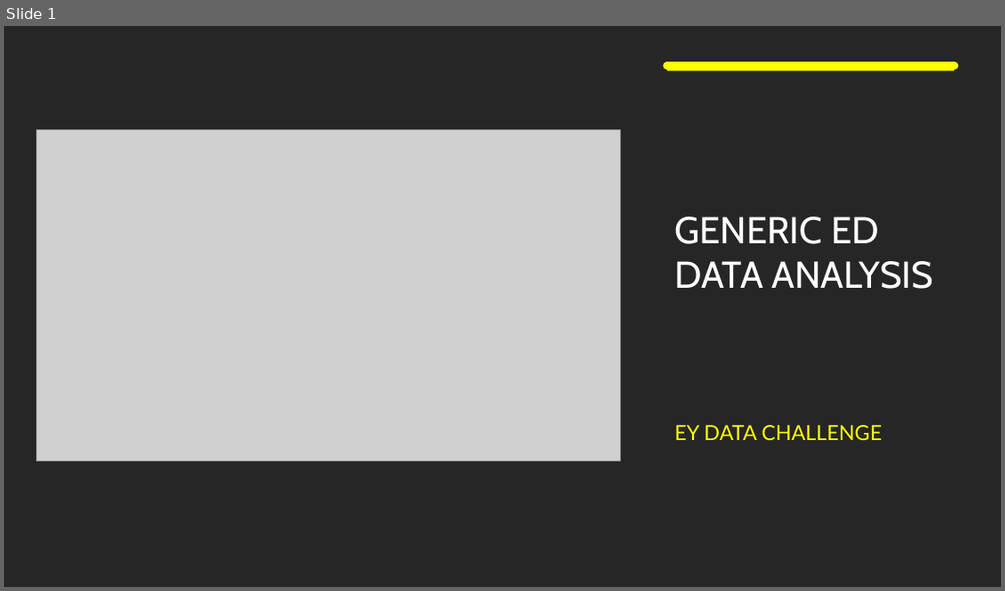
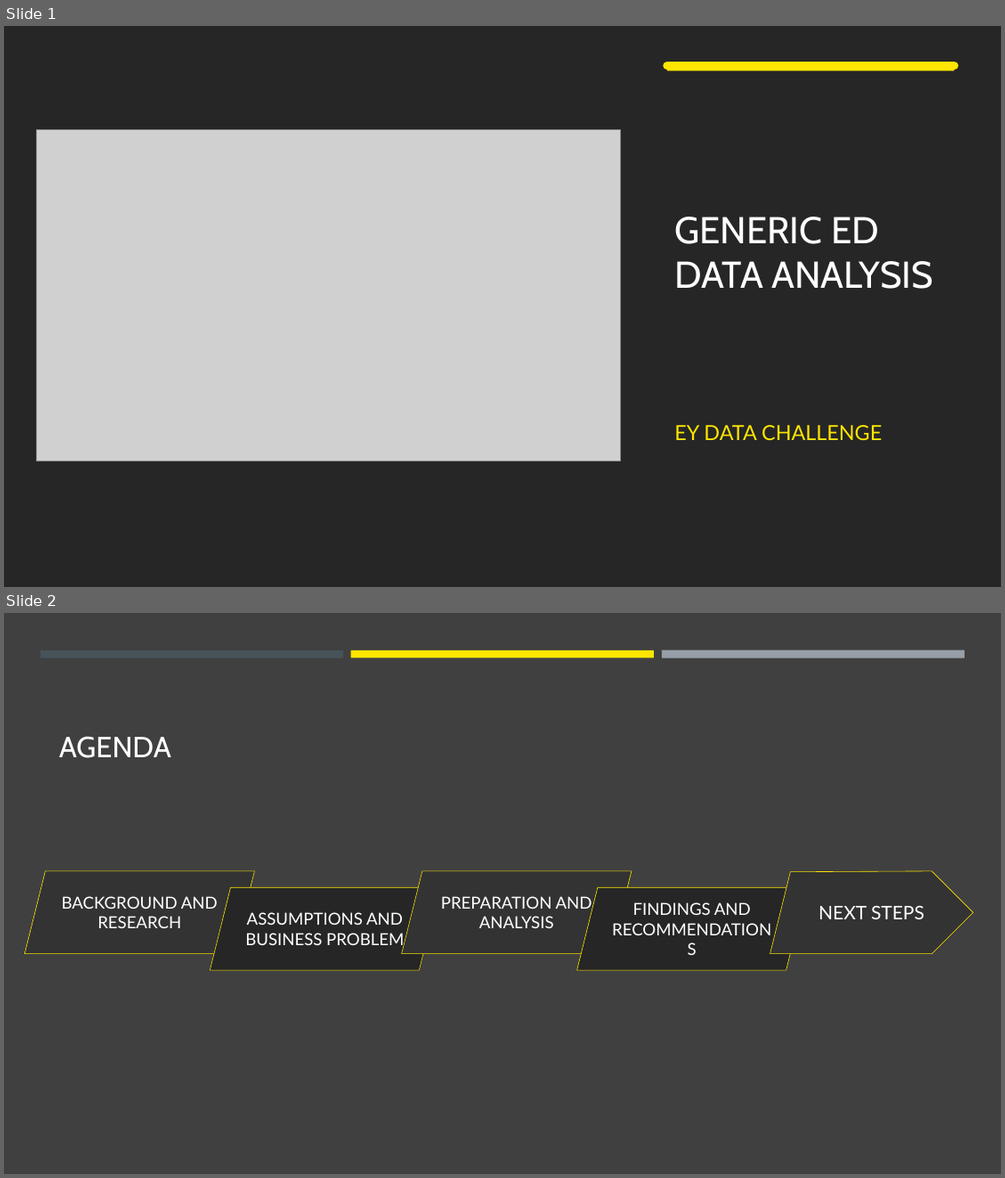
Before and after one commit to jasonnguyen3697/EY_DataChallenge, a slide deck: stuff.pptx. Shown one above the other, each under a label of ours: slide 1 before the commit, slides 1 and 2 after it. The pictures are 1005x591 and 1005x1178 pixels, drawn with LibreOffice and Linux fonts; fonts in the diff are those of the drawing; grey boxes stand for pictures. Boxes give left, top, right and bottom in pixels: in the first picture for what was removed or moved away, otherwise in the second. Text is boxed around its words. In the diff, an @@ line names an element or a change of style, - is before the commit and + after.

```diff
--- a/stuff.pptx
+++ b/stuff.pptx
@@ slide 2 added at bbox=[4, 613, 1001, 1174], background #404040 @@
@@ rectangle added at bbox=[40, 650, 343, 657], fill #465359 @@
@@ rectangle added at bbox=[351, 650, 654, 657], fill #FFE600 @@
@@ rectangle added at bbox=[662, 650, 964, 658], fill #969FA7 @@
@@ title added at bbox=[59, 736, 171, 758], 28 pt, text #FFFFFF @@
+AGENDA
@@ parallelogram added at bbox=[25, 871, 254, 953], fill #333333, outline #FFE600 0.5 pt, 16 pt, text #FFFFFF @@
+BACKGROUND AND RESEARCH
@@ parallelogram added at bbox=[402, 871, 631, 953], fill #333333, outline #FFE600 0.5 pt, 16 pt, text #FFFFFF @@
+PREPARATION AND ANALYSIS
@@ freeform shape added at bbox=[770, 871, 974, 953], fill #333333, outline #FFE600 0.5 pt, 18 pt, text #FFFFFF @@
+NEXT STEPS
@@ parallelogram added at bbox=[210, 887, 439, 970], fill #262626, outline #FFE600 0.5 pt, 16 pt, text #FFFFFF @@
+ASSUMPTIONS AND BUSINESS PROBLEM
@@ text added at bbox=[380, 886, 397, 916], 18 pt, text #000000 @@
+￼
@@ parallelogram added at bbox=[577, 887, 807, 970], fill #262626, outline #FFE600 0.5 pt, 16 pt, text #FFFFFF @@
+FINDINGS AND RECOMMENDATIONS
@@ slide 1 changed as well @@
@@ rectangle at bbox=[667, 63, 955, 70]: fill #FFFF00 to #FFE600 @@
@@ line (667, 66) - (955, 66): stroke #FFFF00 8 pt to #FFE600 8 pt @@
@@ subtitle "EY DATA CHALLENGE" at bbox=[674, 425, 882, 440]: text colour #FFFF00 to #FFE600 @@
```
Also in this commit, not shown: 8 other slides changed, 6 other slides added, 4 slides removed.
